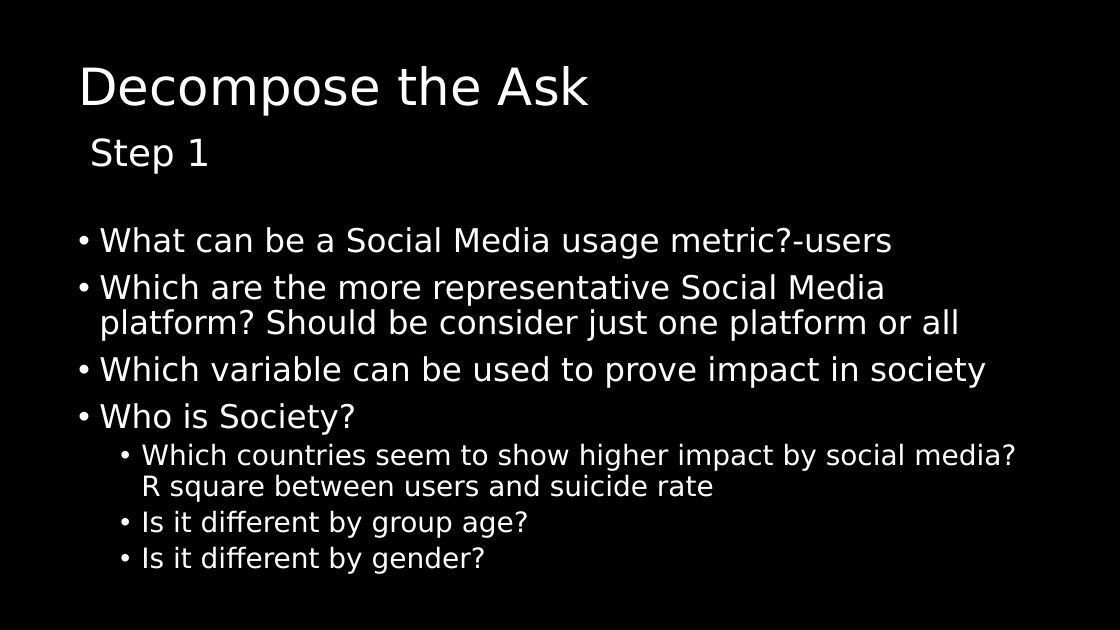
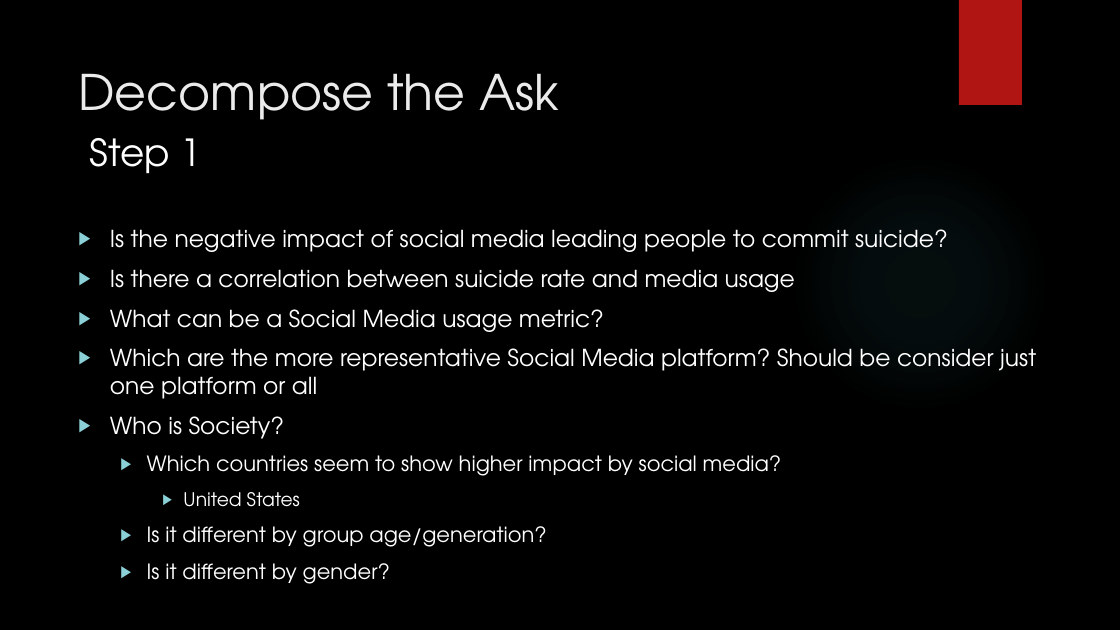
Before and after one commit to ludmilagd/SocialMediaUsageImpact, a slide deck: slide 4 of SocialMediaSuicideRate.pptx (slide 3 before the commit). Drawn at 1120x630 pixels with LibreOffice and Linux fonts; fonts in the diff are those of the drawing; background and template pictures are left out. Boxes give left, top, right and bottom in pixels: in the first picture for what was removed or moved away, otherwise in the second. Text is boxed around its words. In the diff, an @@ line names an element or a change of style, - is before the commit and + after.

```diff
--- a/SocialMediaSuicideRate.pptx
+++ b/SocialMediaSuicideRate.pptx
@@ rectangle added at (x1=959, y1=0, x2=1022, y2=105), fill #B01513 @@
@@ title "Decompose the Ask" at (x1=78, y1=73, x2=559, y2=120): size 44 to 42 pt, font DejaVu Sans to TeX Gyre Adventor, text colour #FFFFFF to #EBEBEB; line spacing 0.9 to 1 @@
@@ text "Step 1" at (x1=90, y1=138, x2=202, y2=174): font DejaVu Sans to TeX Gyre Adventor @@
@@ ellipse added at (x1=791, y1=154, x2=1049, y2=413), fill gradient #50B9C1 @@
@@ text at (x1=110, y1=229, x2=948, y2=332): text changed; size 28 to 20 pt; font DejaVu Sans to TeX Gyre Adventor @@
-• What can be a Social Media usage metric?-users
+▶ Is the negative impact of social media leading people to commit suicide?
+▶ Is there a correlation between suicide rate and media usage
+▶ What can be a Social Media usage metric?
@@ text at (x1=99, y1=356, x2=986, y2=388): paragraph removed @@
-• Which variable can be used to prove impact in society
@@ text at (x1=110, y1=348, x2=1036, y2=584): size 28 to 20 pt in "Which are the more representative Social Media ...", "Who is Society?"; font DejaVu Sans to TeX Gyre Adventor in "Which are the more representative Social Media ...", "Who is Society?", "Is it different by gender?"; size 24 to 18 pt in "Is it different by gender?"; bullet • to ▶; line spacing 0.9 to 1; more space between paragraphs @@
@@ text at (x1=147, y1=455, x2=782, y2=547): text changed; size 24 to 18 pt; font DejaVu Sans to TeX Gyre Adventor @@
-  • Which countries seem to show higher impact by social media? R square between users and suicide rate
-  • Is it different by group age?
+  ▶ Which countries seem to show higher impact by social media?
+    ▶ United States
+  ▶ Is it different by group age/generation?
```
Also in this commit, not shown: 10 other slides changed, 2 slides added, 1 slide removed, 7 other files.
